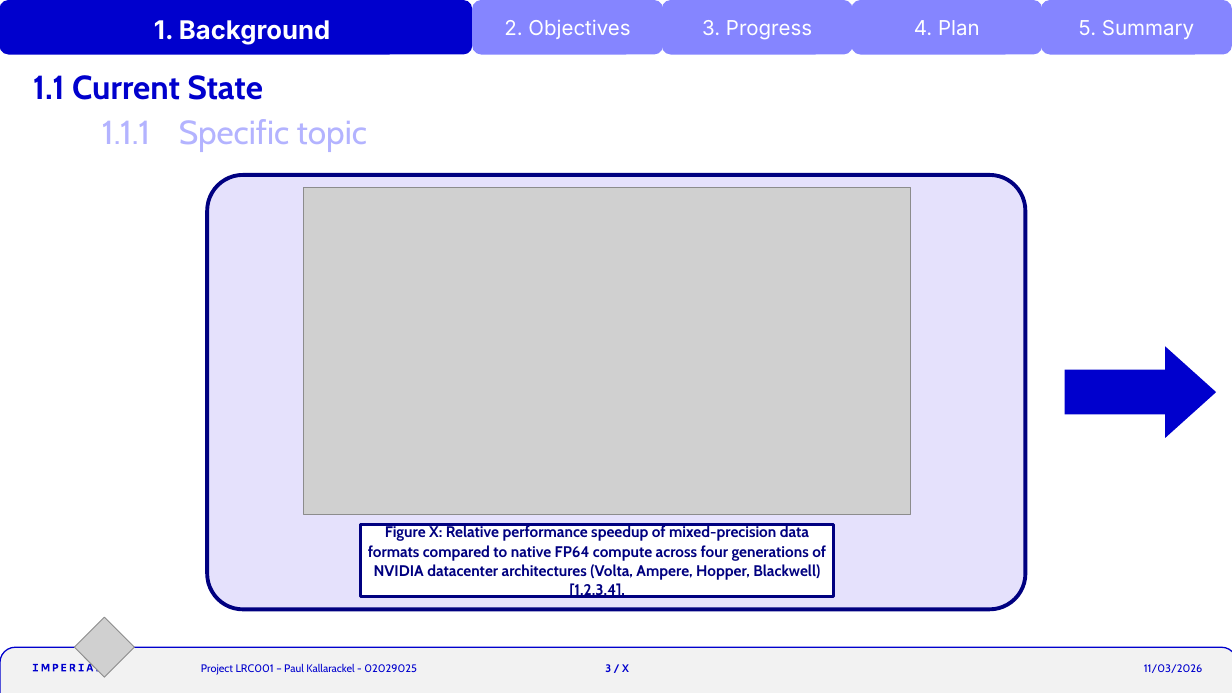
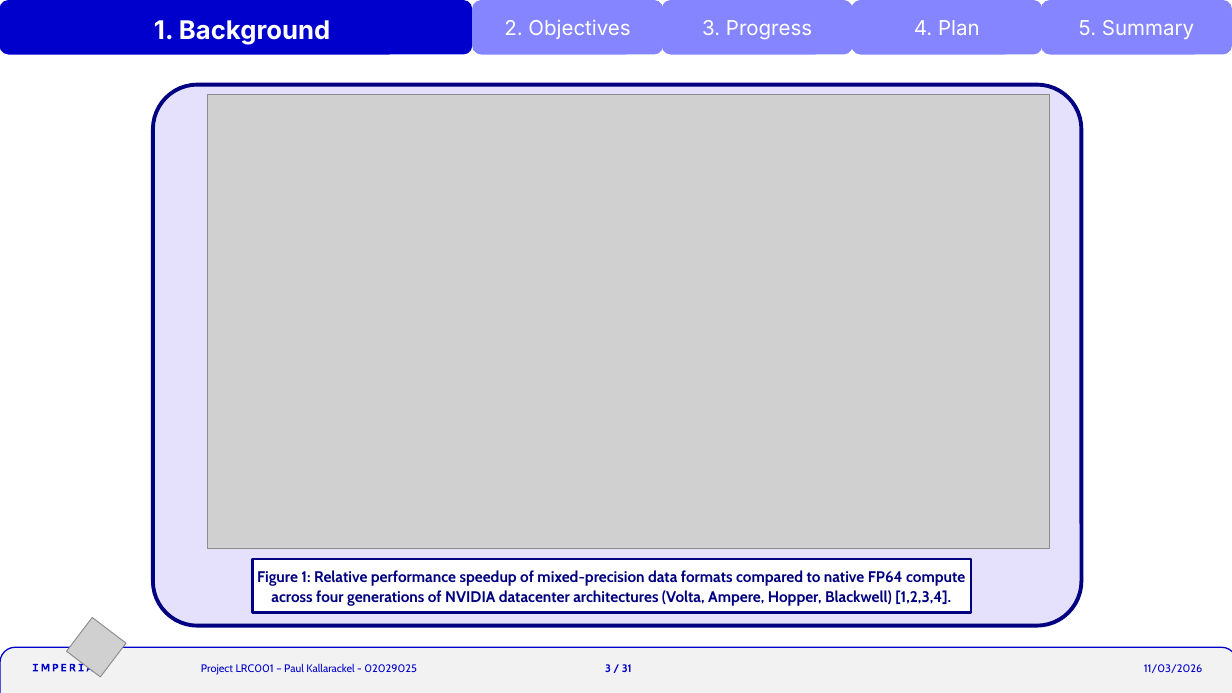
Before and after one commit to krackalackel02/FYP-Interim, a slide deck: slide 3 of Interim.pptm. Drawn at 1232x693 pixels with LibreOffice and Linux fonts; fonts in the diff are those of the drawing; grey boxes stand for pictures; background and template pictures are left out. Boxes give left, top, right and bottom in pixels: in the first picture for what was removed or moved away, otherwise in the second. Text is boxed around its words. In the diff, an @@ line names an element or a change of style, - is before the commit and + after.

```diff
--- a/Interim.pptm
+++ b/Interim.pptm
@@ title removed at (33,75,263,100) @@
-1.1 Current State
@@ rounded rectangle: place and size @@
-rounded rectangle at (207,175,1026,609)
+rounded rectangle at (152,85,1081,627)
@@ text removed at (102,119,367,152) @@
-1.1.1 Specific topic
@@ picture: place and size @@
-picture at (304,187,911,514)
+picture at (207,95,1050,549)
@@ right arrow removed at (1065,347,1216,438) @@
@@ rectangle "Figure 1: Relative performance speedup ...": place and size @@
-rectangle "Figure 1: Relative performance speedup ..." at (361,524,835,596)
+rectangle "Figure 1: Relative performance speedup ..." at (252,559,971,613)
@@ text in rectangle at (257,570,965,606): text changed @@
-Figure X: Relative performance speedup of mixed-precision data formats compared to native FP64 compute across four generations of NVIDIA datacenter architectures (Volta, Ampere, Hopper, Blackwell) [1,2,3,4].
+Figure 1: Relative performance speedup of mixed-precision data formats compared to native FP64 compute across four generations of NVIDIA datacenter architectures (Volta, Ampere, Hopper, Blackwell) [1,2,3,4].
@@ picture at (66,617,126,677): rotation 45 to 37 degrees @@
@@ text at (605,664,632,672): text changed @@
-3 / X
+3 / 31
```
Also in this commit, not shown: 26 other slides changed, 4 slides added, 5 slides removed, 5 other files.
